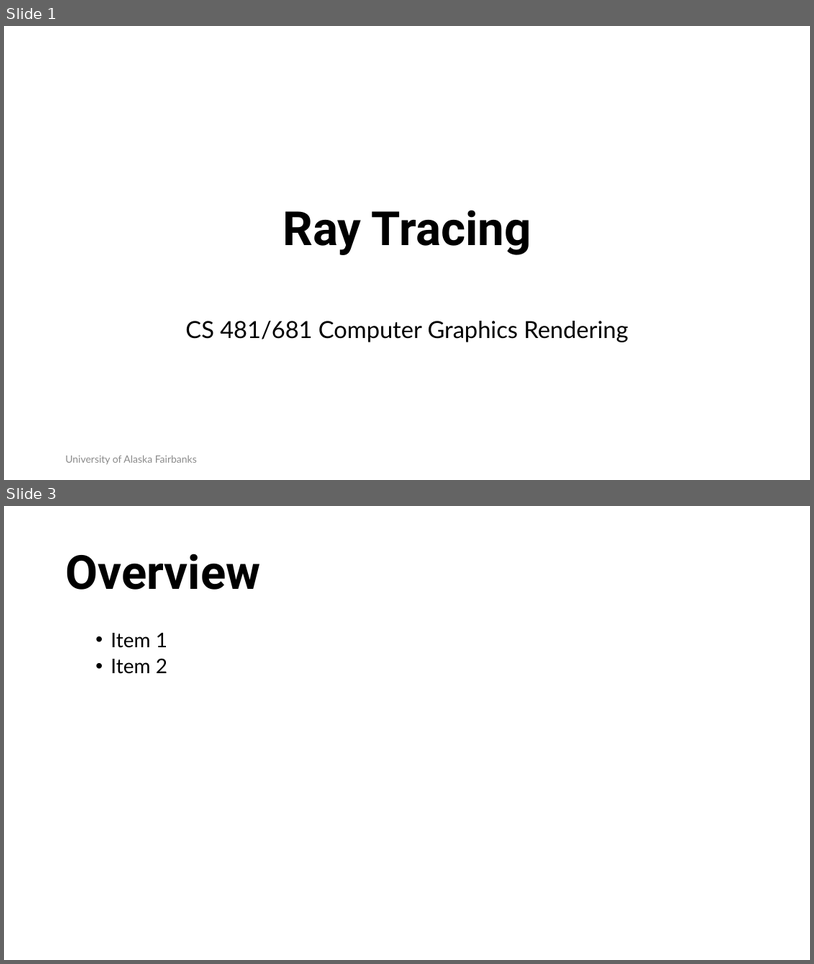
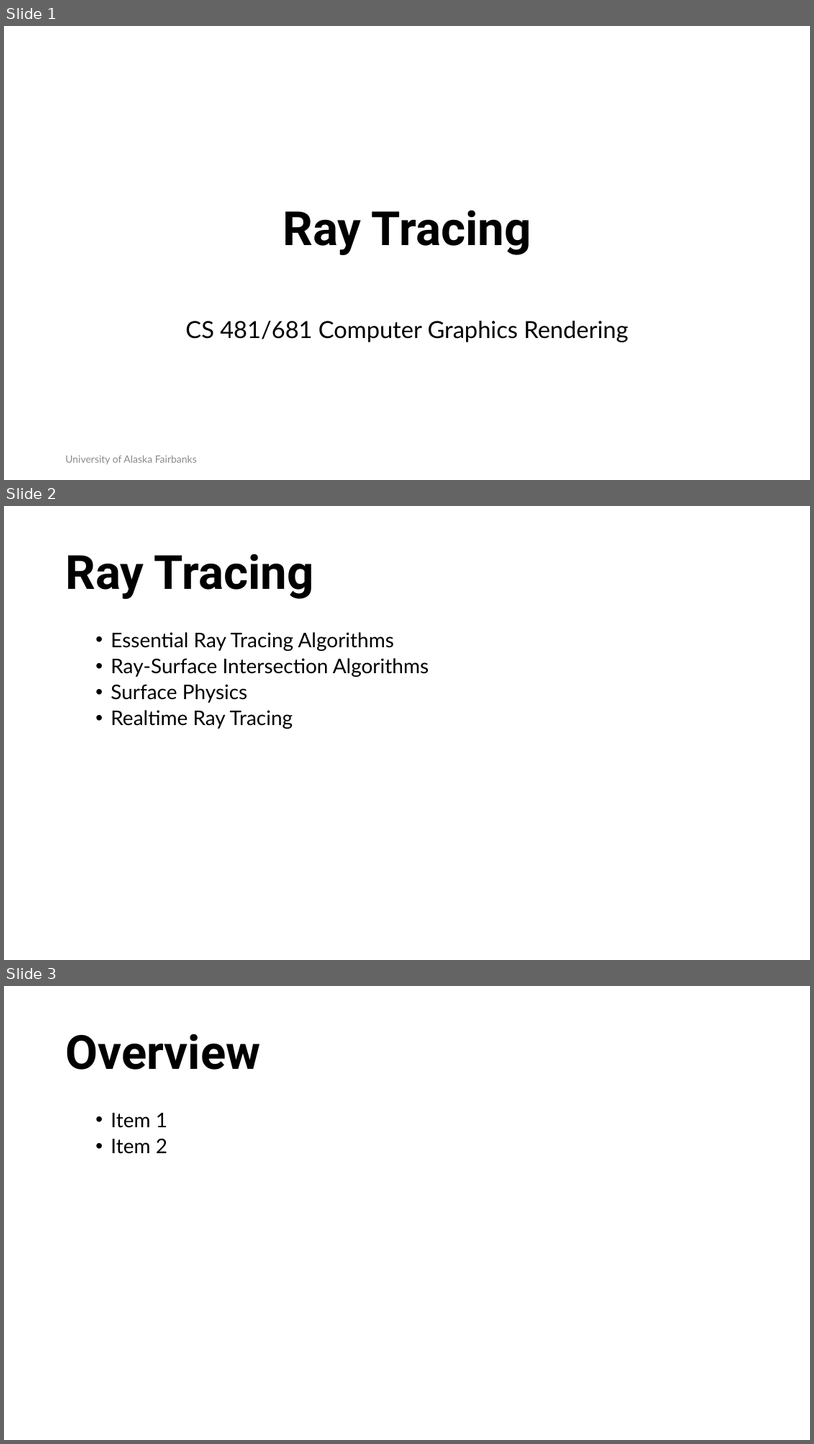
Before and after one commit to RahidZaman/cs481681-cgr, a slide deck: slides/pptx/week03.pptx. Shown one above the other, each under a label of ours: slides 1 and 3 before the commit, slides 1, 2 and 3 after it; the slides between them are not shown. The pictures are 814x964 and 814x1444 pixels, drawn with LibreOffice and Linux fonts; fonts in the diff are those of the drawing; background and template pictures are left out. Boxes give left, top, right and bottom in pixels: in the first picture for what was removed or moved away, otherwise in the second. Text is boxed around its words. In the diff, an @@ line names an element or a change of style, - is before the commit and + after.

Commit message:
updated ray tracing actibity worksheet

```diff
--- a/slides/pptx/week03.pptx
+++ b/slides/pptx/week03.pptx
@@ slide 2 added at [4, 506, 810, 960], background #FFFFFF @@
@@ title added at [65, 554, 314, 599], 56 pt, text #000000, bold @@
+Ray Tracing
@@ text added at [111, 632, 429, 728], 24 pt, text #000000 @@
+  • Essential Ray Tracing Algorithms
+  • Ray-Surface Intersection Algorithms
+  • Surface Physics
+  • Realtime Ray Tracing
```
Also in this commit, not shown: 1 other slide added, 1 slide removed, 7 other files.
